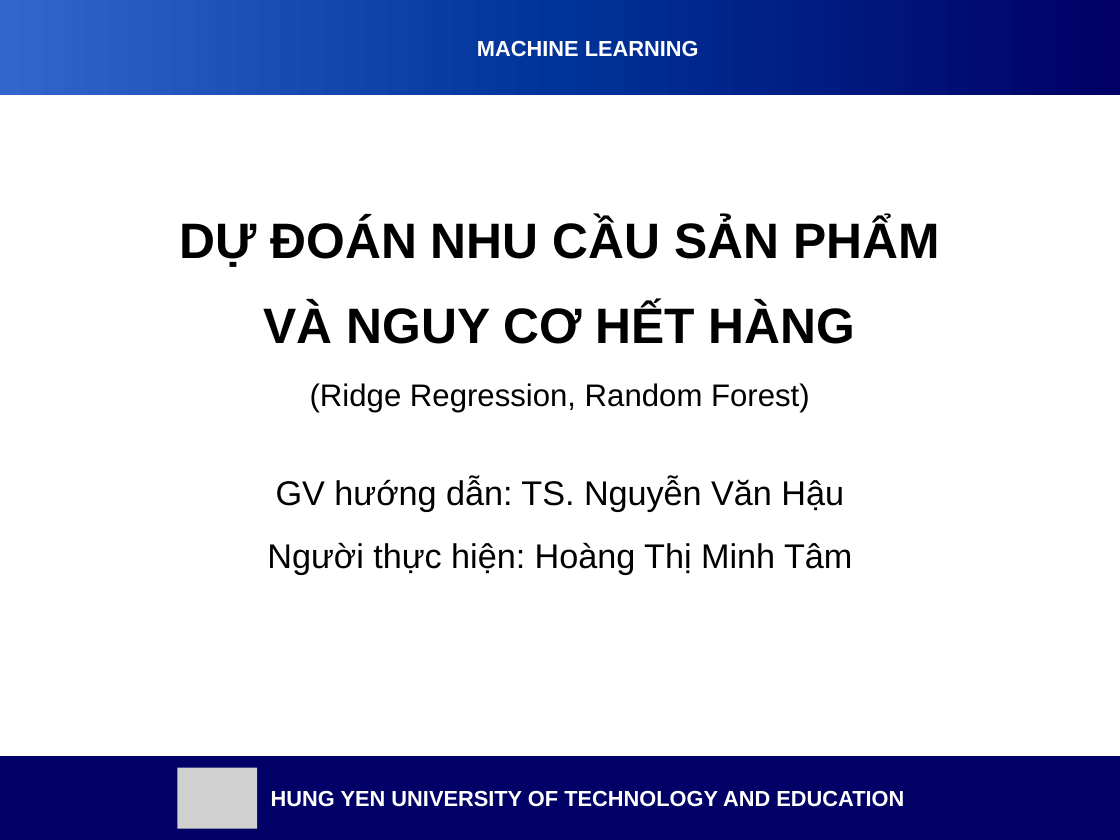
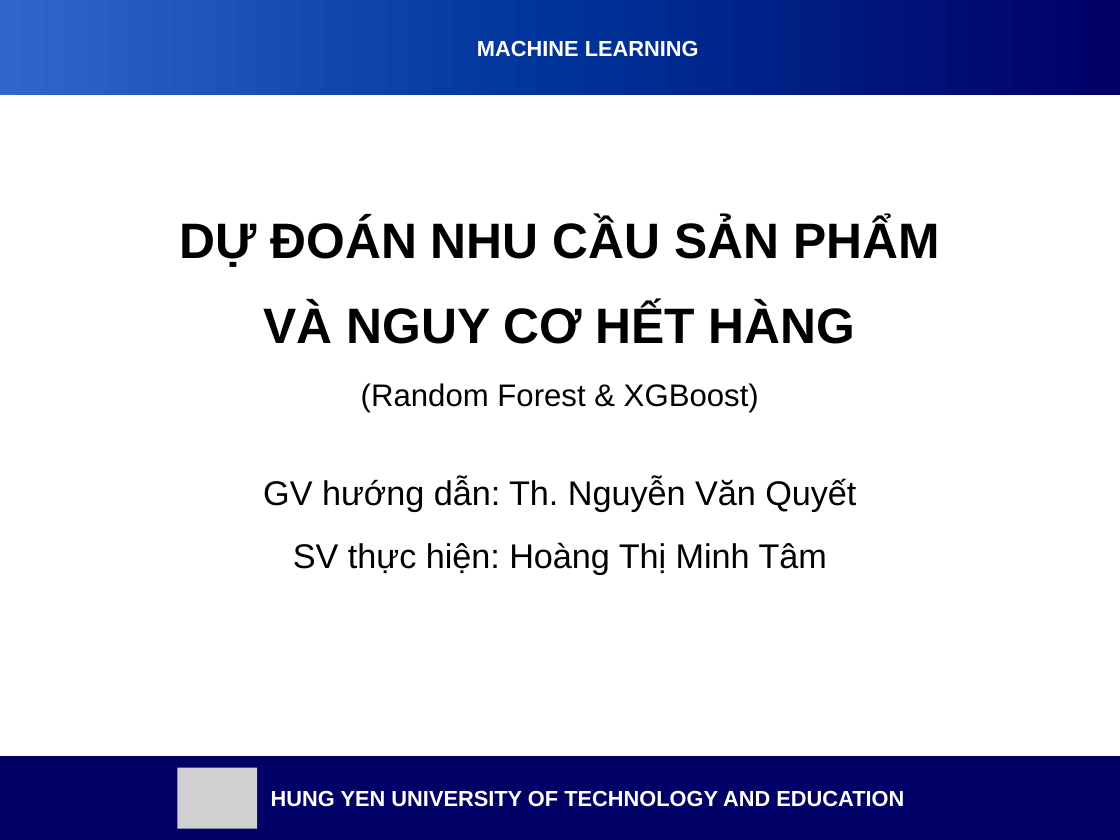
Before and after one commit to kly1906/12423030_MLproject, a slide deck: slide 1 of slides/baocaoML.pptx. Drawn at 1120x840 pixels with LibreOffice and Linux fonts; fonts in the diff are those of the drawing; grey boxes stand for pictures. Boxes give left, top, right and bottom in pixels: in the first picture for what was removed or moved away, otherwise in the second. Text is boxed around its words. In the diff, an @@ line names an element or a change of style, - is before the commit and + after.

```diff
--- a/slides/baocaoML.pptx
+++ b/slides/baocaoML.pptx
@@ text at bbox=[361, 383, 759, 412]: text changed @@
-(Ridge Regression, Random Forest)
+(Random Forest & XGBoost)
@@ subtitle at bbox=[263, 477, 856, 574]: text changed @@
-GV hướng dẫn: TS. Nguyễn Văn Hậu
-Người thực hiện: Hoàng Thị Minh Tâm
+GV hướng dẫn: Th. Nguyễn Văn Quyết
+SV thực hiện: Hoàng Thị Minh Tâm
```
Also in this commit, not shown: 8 other slides changed, 4 slides added, 9 slides removed, 2 other files.
